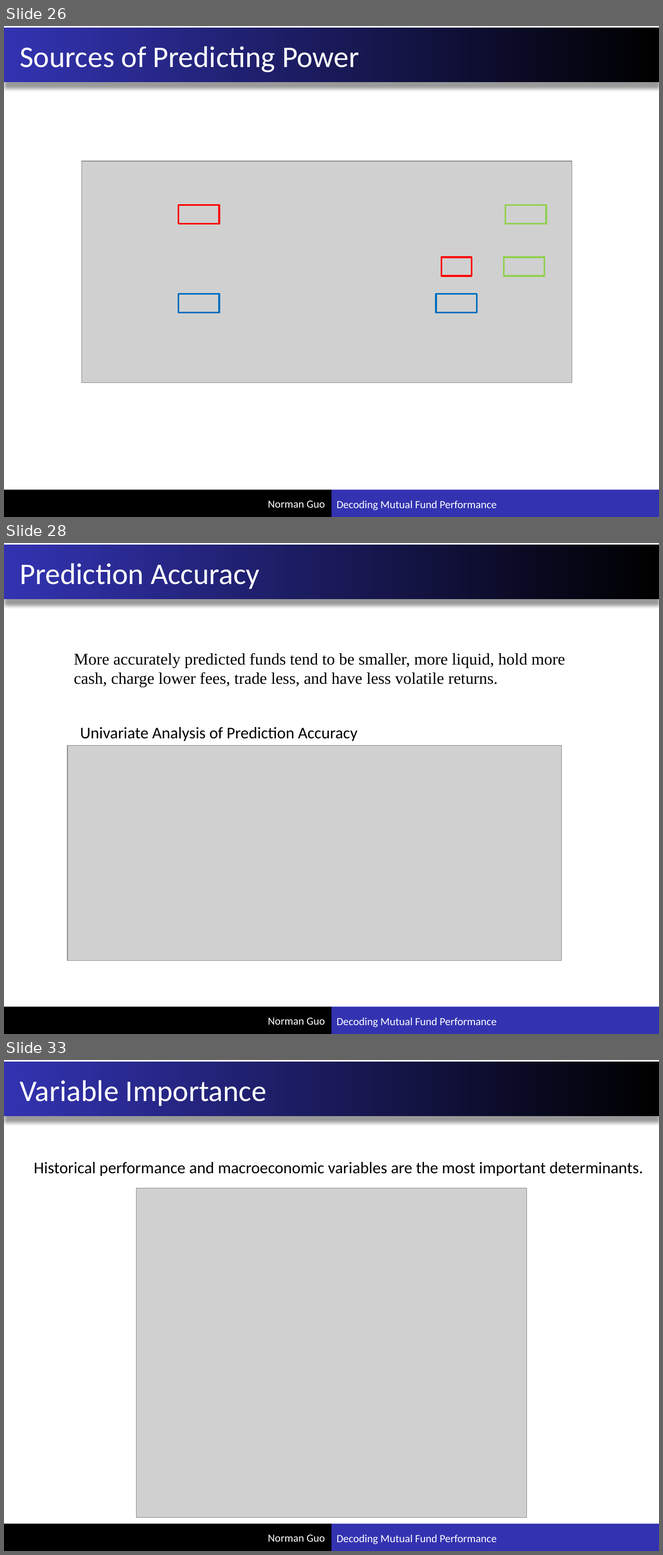
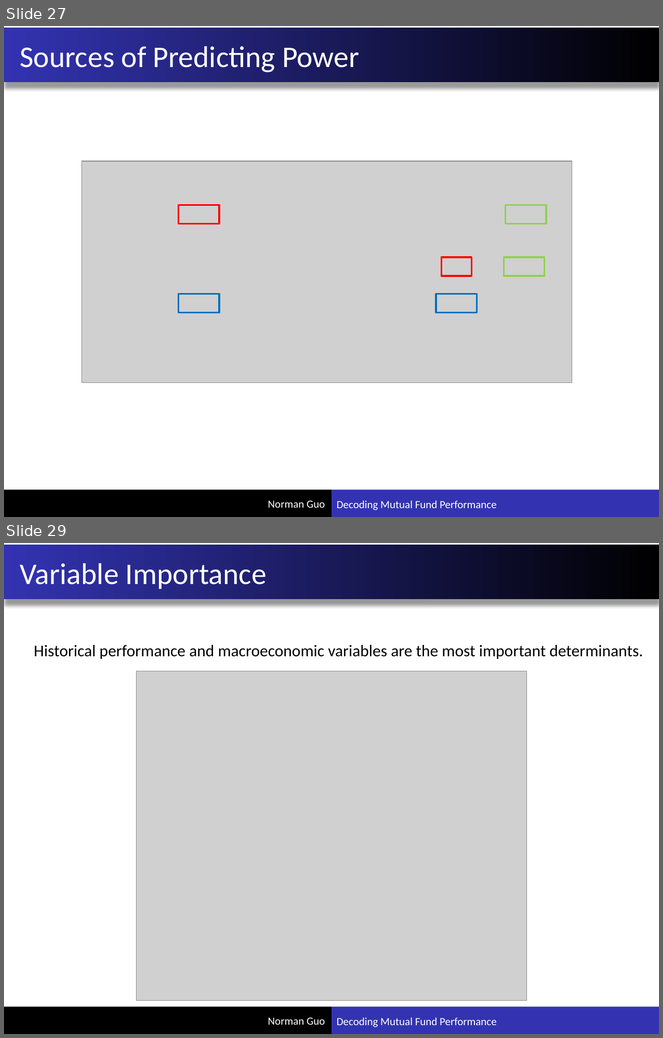
Before and after one commit to xuxiguo/ace_portfolio, a slide deck: pdf/Decoding Mutual Fund Performance.pptx. Shown one above the other, each under a label of ours: slides 26, 28 and 33 before the commit, slides 27 and 29 after it; the slides between them are not shown. The pictures are 663x1555 and 663x1038 pixels, drawn with LibreOffice and Linux fonts; fonts in the diff are those of the drawing; grey boxes stand for pictures. Boxes give left, top, right and bottom in pixels: in the first picture for what was removed or moved away, otherwise in the second. Text is boxed around its words. In the diff, an @@ line names an element or a change of style, - is before the commit and + after.

```diff
--- a/pdf/Decoding Mutual Fund Performance.pptx
+++ b/pdf/Decoding Mutual Fund Performance.pptx
@@ slide 28 removed at (4,543,659,1034), background #FFFFFF; not listed: 5 template elements that a slide beside it also shows @@
@@ title removed at (20,563,259,589) @@
-Prediction Accuracy
@@ text removed at (74,653,566,688) @@
-More accurately predicted funds tend to be smaller, more liquid, hold more cash, charge lower fees, trade less, and have less volatile returns.
@@ text removed at (80,727,358,741) @@
-Univariate Analysis of Prediction Accuracy
@@ picture removed at (67,745,561,961) @@
@@ what was slide 26 is now slide 27 @@
@@ what was slide 33 is now slide 29 @@
```
Also in this commit, not shown: 7 slides changed, 3 slides added, 5 other slides removed.
